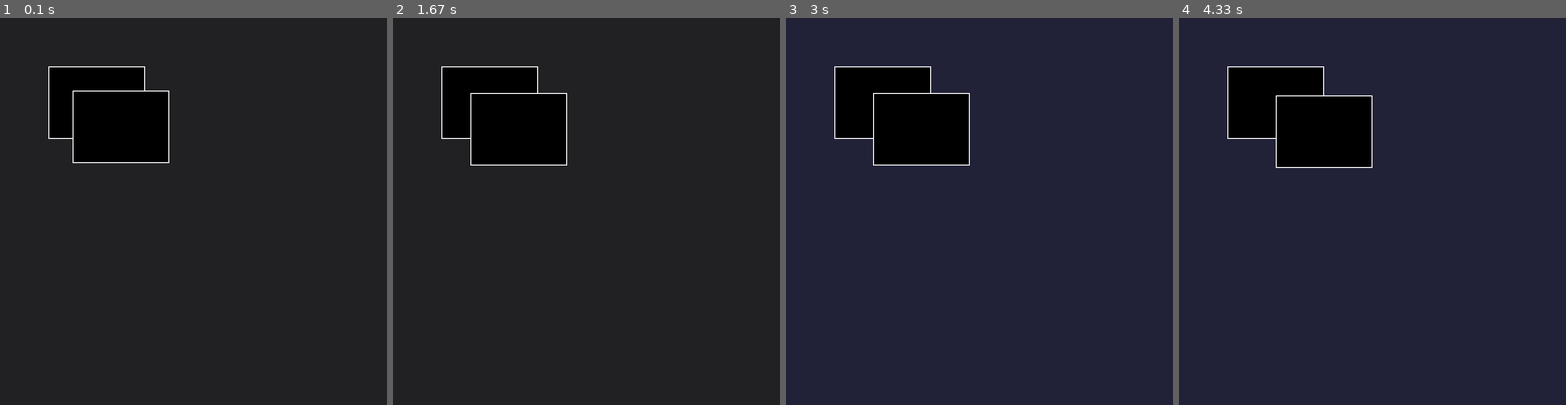
Above: before the commit, frames 1-4 (left to right).
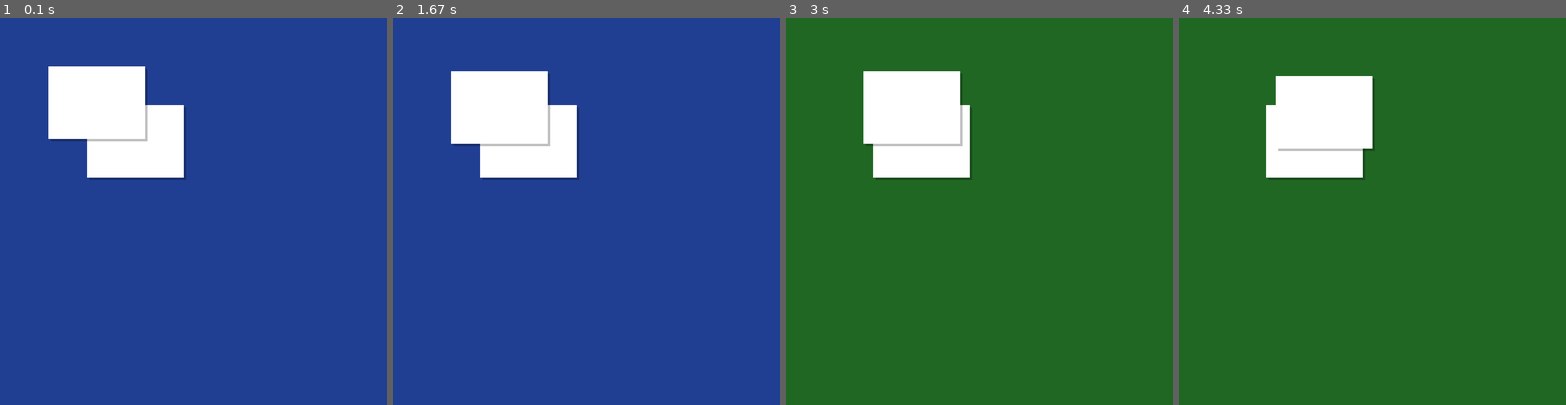
Above: after the commit, the same moments.

Repository: michalwa/pygame-gui
Game: pygame game, started from examples/main.py
Two runs of this game, one before a commit and one after it. Both use one fixed random seed, a clock stepped at 60 frames per second and the inputs below.
Inputs (mouse positions are in pixels of both pictures, inside the frame that each line leads up to):
- Up to frame 1 (0.1 s): no input
- Up to frame 2 (1.67 s): press the mouse at (493, 215) at 0.37 s; move the mouse to (559, 257) at 0.47 s; release the mouse at (625, 296) at 0.6 s; click (493, 134) at 1.22 s; press the mouse at (493, 134) at 1.53 s; move the mouse to (590, 203) at 1.63 s
- Up to frame 3 (3 s): release the mouse at (1080, 273) at 1.77 s; press the mouse at (886, 134) at 1.87 s; move the mouse to (1002, 223) at 1.97 s; release the mouse at (1114, 312) at 2.1 s; press the mouse at (886, 134) at 2.2 s; move the mouse to (975, 137) at 2.3 s; release the mouse at (1060, 141) at 2.43 s; press the mouse at (886, 134) at 2.53 s; move the mouse to (975, 126) at 2.63 s; release the mouse at (1064, 118) at 2.77 s; press the mouse at (886, 134) at 2.87 s; move the mouse to (890, 137) at 2.97 s
- Up to frame 4 (4.33 s): release the mouse at (1287, 141) at 3.1 s; press the mouse at (1279, 134) at 3.2 s; move the mouse to (1268, 246) at 3.3 s; release the mouse at (1256, 354) at 3.43 s; press the mouse at (1279, 134) at 3.53 s; move the mouse to (1287, 188) at 3.63 s; release the mouse at (1295, 242) at 3.77 s; press the mouse at (1279, 134) at 3.87 s; move the mouse to (1387, 219) at 3.97 s; release the mouse at (1492, 304) at 4.1 s; press the mouse at (1279, 134) at 4.2 s; move the mouse to (1314, 114) at 4.3 s

The runs differ from the first frame. In frame 1, 100% of the frame differs, in the area x 0-100%, y 0-100%; in frame 2, 100%; in frame 3, 100%; in frame 4, 100%.

Commit message:
Widget appearance, drop-shadow

Diff:
--- a/examples/main.py
+++ b/examples/main.py
@@ -2,9 +2,10 @@
 from pygamegui import events, renderer, updater, mouse_buttons
 from pygamegui.widget import Widget, WidgetEvent, WidgetMouseButtonEvent,\
     WIDGET_MOUSE_DOWN, WIDGET_MOUSE_UP, WIDGET_HOVER_ENTER, WIDGET_HOVER_EXIT
+from pygamegui.widget.appearance import DropShadow
 
 
-background_color = (33, 33, 36)
+background_color = (33, 63, 146)
 
 
 def on_quit():
@@ -14,26 +15,26 @@
 
 def on_widget_mouse_down(event: WidgetMouseButtonEvent):
     if event.button == mouse_buttons.LEFT:
-        event.widget.rect[0] += 5
+        event.widget.rect += (10, 0)
         event.widget.move_to_top()
 
 
 def on_widget_mouse_up(event: WidgetMouseButtonEvent):
     if event.button == mouse_buttons.LEFT:
-        event.widget.rect[1] += 5
+        event.widget.rect += (0, 10)
 
 
 def on_widget_hover_enter(event: WidgetEvent):
     global background_color
     if event.widget.id == 0:
-        background_color = (33, 50, 36)
+        background_color = (33, 103, 36)
     else:
-        background_color = (33, 33, 56)
+        background_color = (123, 33, 36)
 
 
 def on_widget_hover_exit():
     global background_color
-    background_color = (33, 33, 36)
+    background_color = (33, 63, 146)
 
 
 if __name__ == '__main__':
@@ -43,9 +44,12 @@
     events.subscribe(on_quit, pygame.QUIT)
 
     example_widget = Widget([100, 100, 200, 150])
-    another_widget = Widget([150, 150, 200, 150])
+    another_widget = Widget([180, 180, 200, 150])
+    example_widget.move_to_top()
 
     for widget in (example_widget, another_widget):
+        widget.add(DropShadow(5, 5, (0, 0, 0, 63)))
+
         widget.subscribe(on_widget_mouse_down, WIDGET_MOUSE_DOWN)
         widget.subscribe(on_widget_mouse_up, WIDGET_MOUSE_UP)
         widget.subscribe(on_widget_hover_enter, WIDGET_HOVER_ENTER)
--- /dev/null
+++ b/pygamegui/draw.py
@@ -0,0 +1,12 @@
+import pygame
+
+
+def draw_translucent_rect(surface: pygame.Surface, color: tuple, rect: tuple):
+    """ Draws a translucent rectangle on the given surface """
+    if len(rect) >= 4:
+        if len(color) < 4:
+            color = (color[0], color[1], color[2], 255)
+        rect_surface = pygame.Surface(rect[2:4])
+        rect_surface.set_alpha(color[3])
+        rect_surface.fill(color[0:3])
+        surface.blit(rect_surface, rect[0:2])
--- a/pygamegui/events.py
+++ b/pygamegui/events.py
@@ -20,10 +20,12 @@
     def __init__(self, predicate: any):
         if callable(predicate):
             self.__predicate = predicate
+        elif type(predicate) == int:
+            self.__predicate = lambda event: event.type == predicate
         elif predicate is None:
-            self.__predicate = lambda _: True
+            self.__predicate = lambda event: True
         else:
-            self.__predicate = lambda _: False
+            self.__predicate = lambda event: False
 
     def test(self, event):
         """ Tests the given event """
@@ -36,15 +38,9 @@
         self.__listeners = []
 
     def subscribe(self, handler: callable(None), predicate: any):
-        p = None
-        if predicate is None:
-            p = Predicate()
-        elif callable(predicate):
-            p = Predicate(predicate)
-        elif type(predicate) == int:
-            p = Predicate(lambda evt: evt.type == predicate)
-
-        self.__listeners.insert(0, (p, Handler(handler)))
+        """ Subscribes the given handler to events filtered by the given predicate.
+        The `predicate` argument can also be the event code. """
+        self.__listeners.insert(0, (Predicate(predicate), Handler(handler)))
 
     def dispatch(self, event):
         """ Dispatches all the given events to the appropriate subscribed listeners """
@@ -55,3 +51,12 @@
 
 events = Dispatcher()
 """ Stores the singleton instance of the Dispatcher class """
+
+__next_event_code = 128
+
+
+def event_code() -> int:
+    """ Returns an event code that is ensured to be unique """
+    global __next_event_code
+    __next_event_code += 1
+    return __next_event_code - 1
--- a/pygamegui/utils.py
+++ b/pygamegui/utils.py
@@ -1,20 +1,28 @@
 class Rect:
     """ Represents a rectangle """
-    def __init__(self, dim: list):
+    def __init__(self, dim):
         (self.x, self.y, self.width, self.height) = dim
+
+    def dim(self):
+        """ Returns a tuple with 4 elements being the dimensions of this rectangle """
+        return self.x, self.y, self.width, self.height
+
+    def __add__(self, other):
+        (x, y) = other
+        return Rect((self.x + float(x), self.y + float(y), self.width, self.height))
+
+    def __sub__(self, other):
+        (x, y) = other
+        return Rect((self.x - float(x), self.y - float(y), self.width, self.height))
+
+    def __mul__(self, other):
+        return Rect((self.x, self.y, self.width * float(other), self.height * float(other)))
+
+    def __rdiv__(self, other):
+        return Rect((self.x, self.y, self.width / float(other), self.height / float(other)))
 
     def __contains__(self, item: list):
         (x, y) = item
-        if type(x) == int and type(y) == int:
+        if type(y) in (int, float) and type(y) in (int, float):
             return self.x <= x <= self.x + self.width and self.y <= y <= self.y + self.height
         return False
-
-
-__next_event_code = 128
-
-
-def event_code() -> int:
-    """ Returns an event code that is ensured to be unique """
-    global __next_event_code
-    __next_event_code += 1
-    return __next_event_code - 1
--- a/pygamegui/widget.py
+++ /dev/null
@@ -1,172 +0,0 @@
-import pygame
-from pygamegui import Drawable, renderer, updater
-from pygamegui.events import events, Dispatcher
-from pygamegui.utils import Rect, event_code
-
-
-WIDGET_MOUSE_DOWN = event_code()
-""" When any mouse button is pressed while a widget is hovered """
-WIDGET_MOUSE_UP = event_code()
-""" When any mouse button is released while a widget is hovered """
-WIDGET_HOVER_ENTER = event_code()
-""" When the mouse cursor enters a widget's rect  """
-WIDGET_HOVER_EXIT = event_code()
-""" When the mouse cursor leaves a widget's rect  """
-
-
-class WidgetGroup(Drawable):
-    """ Stores widgets that are meant to be displayed and interacted with in the same scene.
-    Allows determining which widget should be clicked, hovered, etc."""
-    def __init__(self):
-        self.__widgets = []
-        renderer.add(self)
-
-    def draw(self, surface: pygame.Surface):
-        for widget in self.__widgets:
-            widget.draw(surface)
-
-    def add(self, widget):
-        """ Adds a widget to the group """
-        if widget not in self:
-            self.__widgets.append(widget)
-
-    def move_to_top(self, widget):
-        """ Moves the specified widget to the top of the group """
-        if widget in self:
-            self.__widgets.remove(widget)
-            self.__widgets.append(widget)
-
-    def move_to_bottom(self, widget):
-        """ Moves the specified widget to the bottom of the group """
-        if widget in self:
-            self.__widgets.remove(widget)
-            self.__widgets.insert(0, widget)
-
-    def move_up(self, widget):
-        """ Moves the specified widget above the widget that is currently above it """
-        if widget in self:
-            index = self.__widgets.index(widget)
-            if not index == len(self.__widgets) - 1:
-                self.__widgets.remove(widget)
-                self.__widgets.insert(index, widget)
-
-    def move_down(self, widget):
-        """ Moves the specified widget below the widget that is currently below it """
-        if widget in self:
-            index = self.__widgets.index(widget)
-            if not index == 0:
-                self.__widgets.remove(widget)
-                self.__widgets.insert(index - 1, widget)
-
-    def is_hovered(self, widget) -> bool:
-        """ Checks, if the specified widget is hovered with the mouse cursor
-        and if no elements in this group are covering it """
-        if widget in self:
-            if not widget.is_hovered(covering=False):
-                return False
-
-            top_hovered = widget
-            for w in self.__widgets:
-                if w.is_hovered(covering=False):
-                    top_hovered = w
-
-            return top_hovered == widget
-        else:
-            return False
-
-    def __len__(self):
-        return len(self.__widgets)
-
-    def __contains__(self, item):
-        return item in self.__widgets
-
-
-default_group = WidgetGroup()
-
-
-class WidgetEvent:
-    def __init__(self, widget, code: int):
-        self.widget = widget
-        self.type = code
-
-
-class WidgetMouseButtonEvent(WidgetEvent):
-    def __init__(self, widget, code: int, button):
-        super(__class__, self).__init__(widget, code)
-        self.button = button
-
-
-next_widget_id = 0
-
-
-class Widget(Drawable, Dispatcher):
-    """ A drawable, interactive GUI widget """
-    def __init__(self, rect: list, group: WidgetGroup = default_group):
-        super(__class__, self).__init__()
-
-        self.rect = rect
-        self.group = group
-        self.__was_hovered = False
-
-        global next_widget_id
-        self.id = next_widget_id
-        next_widget_id += 1
-
-        events.subscribe(self.__on_mouse_down, pygame.MOUSEBUTTONDOWN)
-        events.subscribe(self.__on_mouse_up, pygame.MOUSEBUTTONUP)
-
-        group.add(self)
-        updater.add(self.__update)
-
-    def draw(self, surface):
-        """ Draws the widget on the given surface """
-        pygame.draw.rect(surface, (0, 0, 0), self.rect)
-        pygame.draw.rect(surface, (255, 255, 255), self.rect, 2)
-
-    def is_hovered(self, covering: bool = True) -> bool:
-        """ Whether this widget is hovered with the mouse cursor. If the `covering` parameter is
-        set to true, a check for widgets from this widget's group covering this widget will be performed """
-        if covering:
-            return self.group.is_hovered(self)
-        else:
-            return pygame.mouse.get_pos() in Rect(self.rect)
-
-    def move_to_top(self):
-        """ Moves the specified widget to the top of the group """
-        self.group.move_to_top(self)
-
-    def move_to_bottom(self):
-        """ Moves the specified widget to the bottom of the group """
-        self.group.move_to_bottom(self)
-
-    def move_up(self):
-        """ Moves the specified widget above the widget that is currently above it in its group """
-        self.group.move_up(self)
-
-    def move_down(self):
-        """ Moves the specified widget below the widget that is currently below it in its group """
-        self.group.move_down(self)
-
-    def __update(self):
-        is_hovered = self.is_hovered()
-
-        if is_hovered and not self.__was_hovered:
-            self.__on_hover_enter()
-        elif not is_hovered and self.__was_hovered:
-            self.__on_hover_exit()
-
-        self.__was_hovered = is_hovered
-
-    def __on_mouse_down(self, event):
-        if self.is_hovered():
-            self.dispatch(WidgetMouseButtonEvent(self, WIDGET_MOUSE_DOWN, event.button))
-
-    def __on_mouse_up(self, event):
-        if self.is_hovered():
-            self.dispatch(WidgetMouseButtonEvent(self, WIDGET_MOUSE_UP, event.button))
-
-    def __on_hover_enter(self):
-        self.dispatch(WidgetEvent(self, WIDGET_HOVER_ENTER))
-
-    def __on_hover_exit(self):
-        self.dispatch(WidgetEvent(self, WIDGET_HOVER_EXIT))
--- /dev/null
+++ b/pygamegui/widget/__init__.py
@@ -0,0 +1,3 @@
+from pygamegui.widget.widget import Widget
+from pygamegui.widget.group import WidgetGroup
+from pygamegui.widget.event import *
--- /dev/null
+++ b/pygamegui/widget/appearance/__init__.py
@@ -0,0 +1 @@
+from pygamegui.widget.appearance.drop_shadow import DropShadow
--- /dev/null
+++ b/pygamegui/widget/appearance/appearance.py
@@ -0,0 +1,13 @@
+import pygame
+
+
+class Appearance:
+    """ Changes the appearance of any widget """
+
+    def before_draw(self, surface: pygame.Surface, widget):
+        """ Called before the widget is drawn """
+        raise NotImplementedError
+
+    def after_draw(self, surface: pygame.Surface, widget):
+        """ Called after the widget is drawn """
+        raise NotImplementedError
--- /dev/null
+++ b/pygamegui/widget/appearance/drop_shadow.py
@@ -0,0 +1,17 @@
+import pygame
+from pygamegui.draw import draw_translucent_rect
+from pygamegui.widget.appearance.appearance import Appearance
+
+
+class DropShadow(Appearance):
+    """ A shadow behind the widget """
+    def __init__(self, x_offset, y_offset, color):
+        self.x_offset = x_offset
+        self.y_offset = y_offset
+        self.color = color
+
+    def before_draw(self, surface: pygame.Surface, widget):
+        draw_translucent_rect(surface, self.color, (widget.rect + (self.x_offset, self.y_offset)).dim())
+
+    def after_draw(self, surface: pygame.Surface, widget):
+        pass
--- /dev/null
+++ b/pygamegui/widget/event.py
@@ -0,0 +1,30 @@
+from pygamegui.events import event_code
+
+
+WIDGET_MOUSE_DOWN = event_code()
+""" When any mouse button is pressed while a widget is hovered """
+WIDGET_MOUSE_UP = event_code()
+""" When any mouse button is released while a widget is hovered """
+WIDGET_HOVER_ENTER = event_code()
+""" When the mouse cursor enters a widget's rect  """
+WIDGET_HOVER_EXIT = event_code()
+""" When the mouse cursor leaves a widget's rect  """
+
+
+class WidgetEvent:
+    """ An event regarding a widget """
+    def __init__(self, widget, code: int):
+        self.widget = widget
+        """ The widget being the source of this event """
+        self.type = code
+        """ Type of this event """
+
+
+class WidgetMouseButtonEvent(WidgetEvent):
+    """ A widget event that occurs when a mouse button is pressed or released
+    (or the mouse wheel rotated) when the widget is hovered """
+    def __init__(self, widget, code: int, button: int):
+        super(__class__, self).__init__(widget, code)
+        self.button = button
+        """ Code associated with the button that has been pressed or released during this event.
+        See `pygamegui.mouse_buttons` """
--- /dev/null
+++ b/pygamegui/widget/group.py
@@ -0,0 +1,71 @@
+import pygame
+from pygamegui.renderer import Drawable
+from pygamegui import renderer
+
+
+class WidgetGroup(Drawable):
+    """ Stores widgets that are meant to be displayed and interacted with in the same scene.
+    Allows determining which widget should be clicked, hovered, etc. """
+    def __init__(self):
+        self.__widgets = []
+        renderer.add(self)
+
+    def draw(self, surface: pygame.Surface):
+        """ Draws all widgets in this group in the correct order """
+        for widget in self.__widgets:
+            widget.draw(surface)
+
+    def add(self, widget):
+        """ Adds a widget to the group """
+        if widget not in self:
+            self.__widgets.append(widget)
+
+    def move_to_top(self, widget):
+        """ Moves the specified widget to the top of the group """
+        if widget in self:
+            self.__widgets.remove(widget)
+            self.__widgets.append(widget)
+
+    def move_to_bottom(self, widget):
+        """ Moves the specified widget to the bottom of the group """
+        if widget in self:
+            self.__widgets.remove(widget)
+            self.__widgets.insert(0, widget)
+
+    def move_up(self, widget):
+        """ Moves the specified widget above the widget that is currently above it """
+        if widget in self:
+            index = self.__widgets.index(widget)
+            if not index == len(self.__widgets) - 1:
+                self.__widgets.remove(widget)
+                self.__widgets.insert(index, widget)
+
+    def move_down(self, widget):
+        """ Moves the specified widget below the widget that is currently below it """
+        if widget in self:
+            index = self.__widgets.index(widget)
+            if not index == 0:
+                self.__widgets.remove(widget)
+                self.__widgets.insert(index - 1, widget)
+
+    def is_hovered(self, widget) -> bool:
+        """ Checks, if the specified widget is hovered with the mouse cursor
+        and if no elements in this group are covering it """
+        if widget in self:
+            if not widget.is_hovered(covering=False):
+                return False
+
+            top_hovered = widget
+            for w in self.__widgets:
+                if w.is_hovered(covering=False):
+                    top_hovered = w
+
+            return top_hovered == widget
+        else:
+            return False
+
+    def __len__(self):
+        return len(self.__widgets)
+
+    def __contains__(self, item):
+        return item in self.__widgets
--- /dev/null
+++ b/pygamegui/widget/widget.py
@@ -0,0 +1,102 @@
+import pygame
+from pygamegui import Drawable, updater
+from pygamegui.events import events, Dispatcher
+from pygamegui.utils import Rect
+from pygamegui.widget.appearance.appearance import Appearance
+from pygamegui.widget.group import WidgetGroup
+from pygamegui.widget.event import *
+
+
+default_group = WidgetGroup()
+next_widget_id = 0
+
+
+class Widget(Drawable, Dispatcher):
+    """ A drawable, interactive GUI widget """
+    def __init__(self, rect, group: WidgetGroup = default_group):
+        super(__class__, self).__init__()
+
+        self.rect = Rect(rect)
+        """ The bounding rectangle of this widget """
+        self.group = group
+        """ The widget group this widget belongs to """
+        self.__was_hovered = False
+        self.__appearance = []
+
+        global next_widget_id
+        self.id = next_widget_id
+        next_widget_id += 1
+
+        events.subscribe(self.__on_mouse_down, pygame.MOUSEBUTTONDOWN)
+        events.subscribe(self.__on_mouse_up, pygame.MOUSEBUTTONUP)
+
+        group.add(self)
+        updater.add(self.__update)
+
+    def draw(self, surface):
+        """ Draws the widget on the given surface """
+        for appearance in self.__appearance:
+            appearance.before_draw(surface, self)
+        self.__appearance.reverse()
+
+        self.__draw_self(surface)
+
+        for appearance in self.__appearance:
+            appearance.after_draw(surface, self)
+        self.__appearance.reverse()
+
+    def __draw_self(self, surface):
+        """ To be overridden by subclasses - draws this widget """
+        pygame.draw.rect(surface, (255, 255, 255), self.rect.dim())
+
+    def is_hovered(self, covering: bool = True) -> bool:
+        """ Whether this widget is hovered with the mouse cursor. If the `covering` parameter is
+        set to true, a check for widgets from this widget's group covering this widget will be performed """
+        if covering:
+            return self.group.is_hovered(self)
+        else:
+            return pygame.mouse.get_pos() in self.rect
+
+    def move_to_top(self):
+        """ Moves the specified widget to the top of the group """
+        self.group.move_to_top(self)
+
+    def move_to_bottom(self):
+        """ Moves the specified widget to the bottom of the group """
+        self.group.move_to_bottom(self)
+
+    def move_up(self):
+        """ Moves the specified widget above the widget that is currently above it in its group """
+        self.group.move_up(self)
+
+    def move_down(self):
+        """ Moves the specified widget below the widget that is currently below it in its group """
+        self.group.move_down(self)
+
+    def add(self, appearance: Appearance):
+        """ Adds the given appearance to this widget """
+        self.__appearance.append(appearance)
+
+    def __update(self):
+        is_hovered = self.is_hovered()
+
+        if is_hovered and not self.__was_hovered:
+            self.__on_hover_enter()
+        elif not is_hovered and self.__was_hovered:
+            self.__on_hover_exit()
+
+        self.__was_hovered = is_hovered
+
+    def __on_mouse_down(self, event):
+        if self.is_hovered():
+            self.dispatch(WidgetMouseButtonEvent(self, WIDGET_MOUSE_DOWN, event.button))
+
+    def __on_mouse_up(self, event):
+        if self.is_hovered():
+            self.dispatch(WidgetMouseButtonEvent(self, WIDGET_MOUSE_UP, event.button))
+
+    def __on_hover_enter(self):
+        self.dispatch(WidgetEvent(self, WIDGET_HOVER_ENTER))
+
+    def __on_hover_exit(self):
+        self.dispatch(WidgetEvent(self, WIDGET_HOVER_EXIT))
